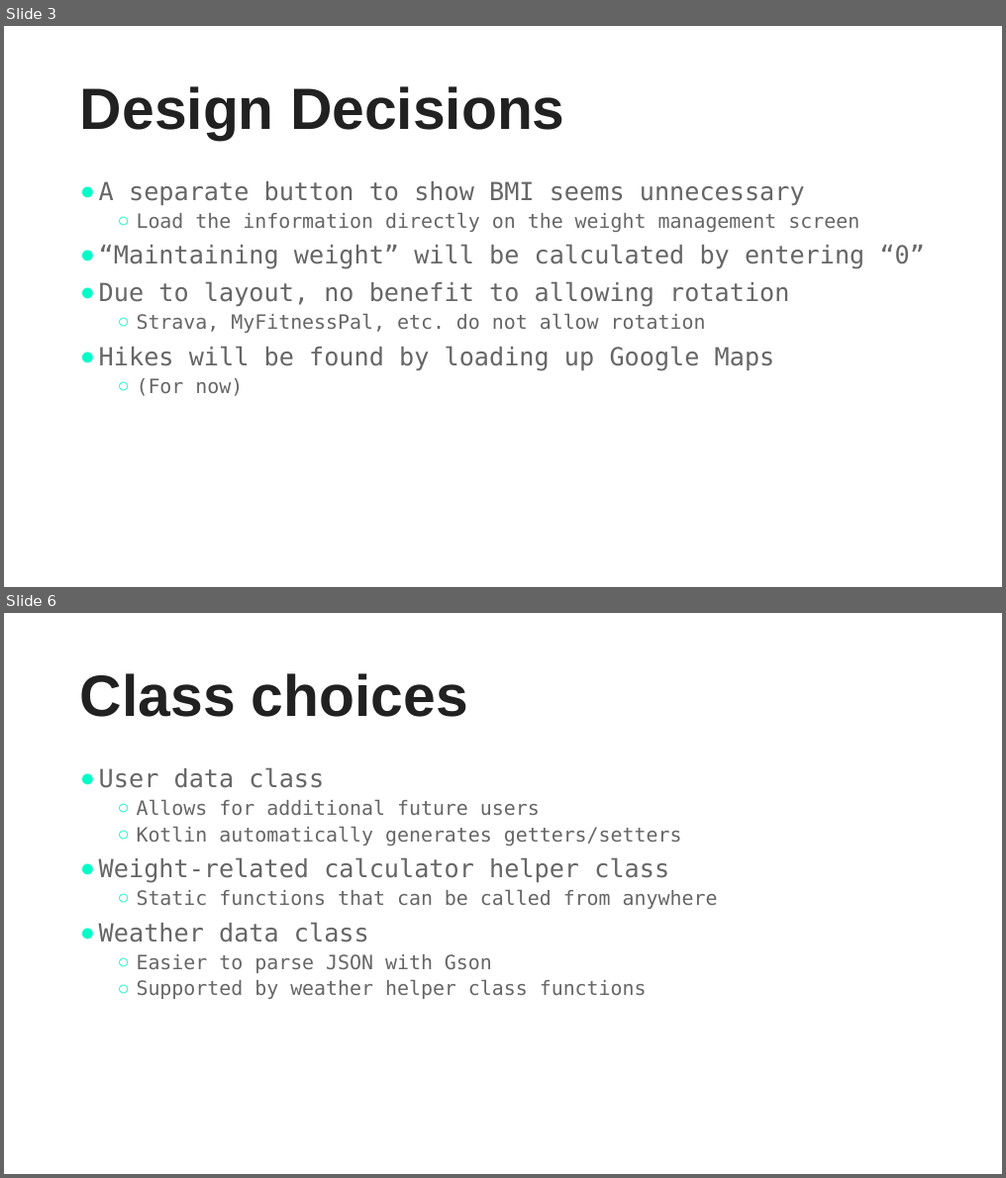
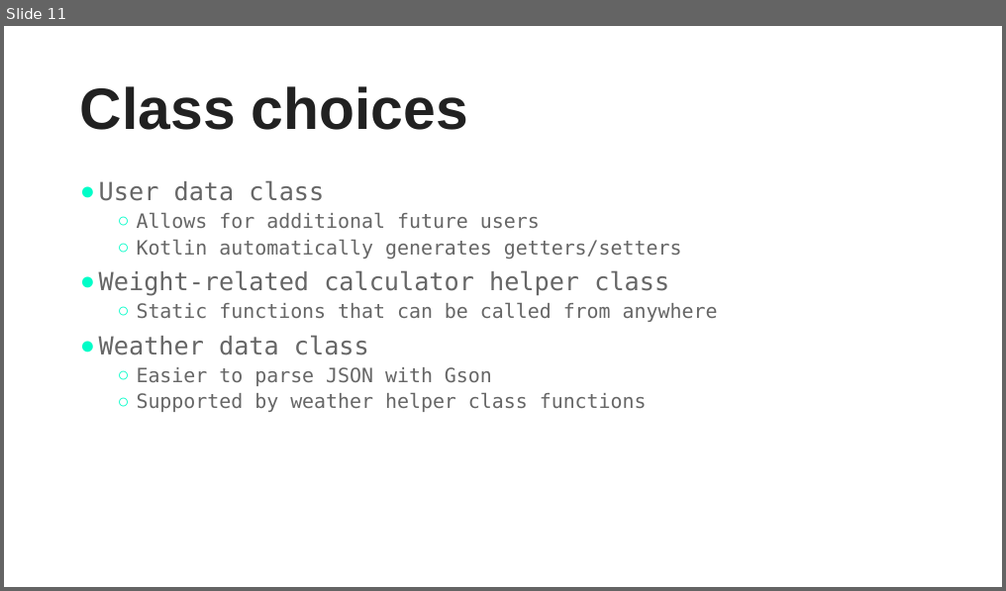
Before and after one commit to jcsullivan/CS6018Project, a slide deck: Part 1/LifestyleApp.pptx. Shown one above the other, each under a label of ours: slides 3 and 6 before the commit, slide 11 after it; the slides between them are not shown. The pictures are 1006x1178 and 1006x591 pixels, drawn with LibreOffice and Linux fonts; fonts in the diff are those of the drawing. Boxes give left, top, right and bottom in pixels: in the first picture for what was removed or moved away, otherwise in the second. Text is boxed around its words. In the diff, an @@ line names an element or a change of style, - is before the commit and + after.

```diff
--- a/Part 1/LifestyleApp.pptx
+++ b/Part 1/LifestyleApp.pptx
@@ slide 3 removed at [4,26,1002,587], background #FFFFFF @@
@@ title removed at [80,86,565,140] @@
-Design Decisions
@@ text removed at [99,181,926,396] @@
-● A separate button to show BMI seems unnecessary
-  ○ Load the information directly on the weight management screen
-● “Maintaining weight” will be calculated by entering “0”
-● Due to layout, no benefit to allowing rotation
-  ○ Strava, MyFitnessPal, etc. do not allow rotation
-● Hikes will be found by loading up Google Maps
-  ○ (For now)
@@ what was slide 6 is now slide 11 @@
```
Also in this commit, not shown: 4 slides changed, 9 slides added, 2 other slides removed, 5 other files.
